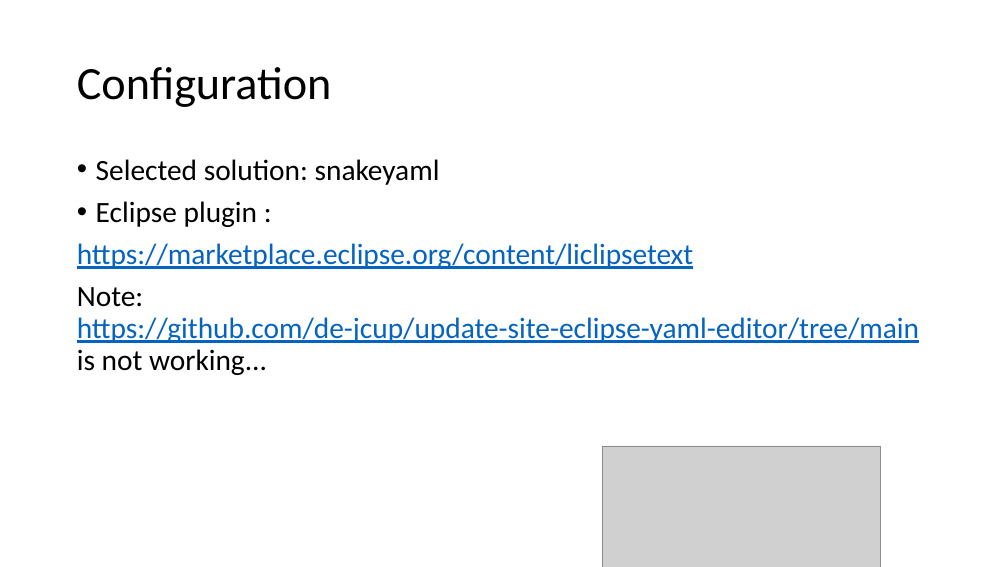
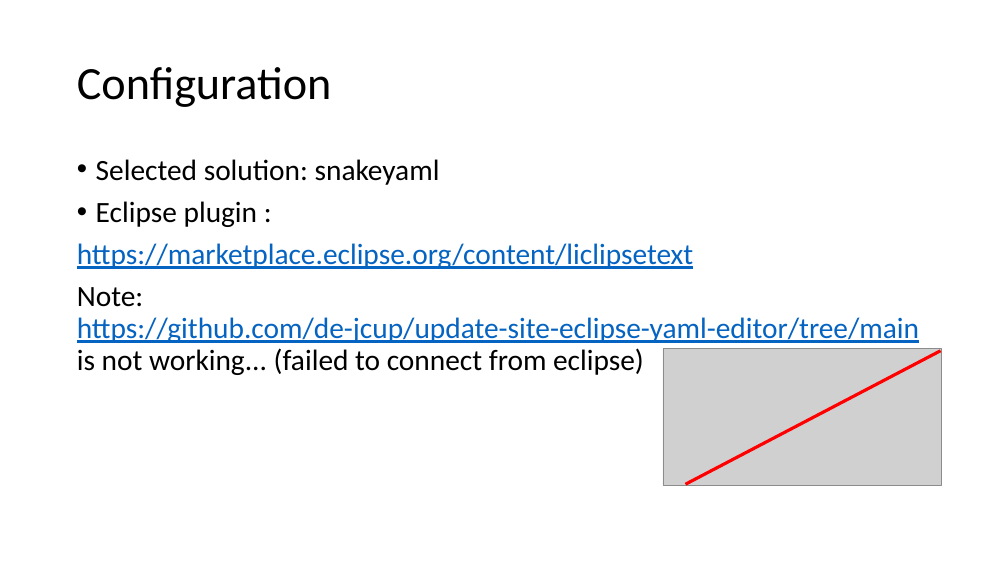
Before and after one commit to devidin/yavumeter, a slide deck: slide 12 of doc/Steps overview.pptx. Drawn at 1008x567 pixels with LibreOffice and Linux fonts; fonts in the diff are those of the drawing; grey boxes stand for pictures. Boxes give left, top, right and bottom in pixels: in the first picture for what was removed or moved away, otherwise in the second. Text is boxed around its words. In the diff, an @@ line names an element or a change of style, - is before the commit and + after.

```diff
--- a/doc/Steps overview.pptx
+++ b/doc/Steps overview.pptx
@@ text at bbox=[77, 287, 919, 375]: text changed @@
-Note: https://github.com/de-jcup/update-site-eclipse-yaml-editor/tree/main is not working...
+Note: https://github.com/de-jcup/update-site-eclipse-yaml-editor/tree/main is not working... (failed to connect from eclipse)
@@ picture: place and size @@
-picture at bbox=[603, 446, 881, 567]
+picture at bbox=[663, 349, 941, 485]
@@ line added from (686, 485) to (941, 351), #FF0000 3 pt @@
```
Also in this commit, not shown: 10 slides added, 8 other files.
